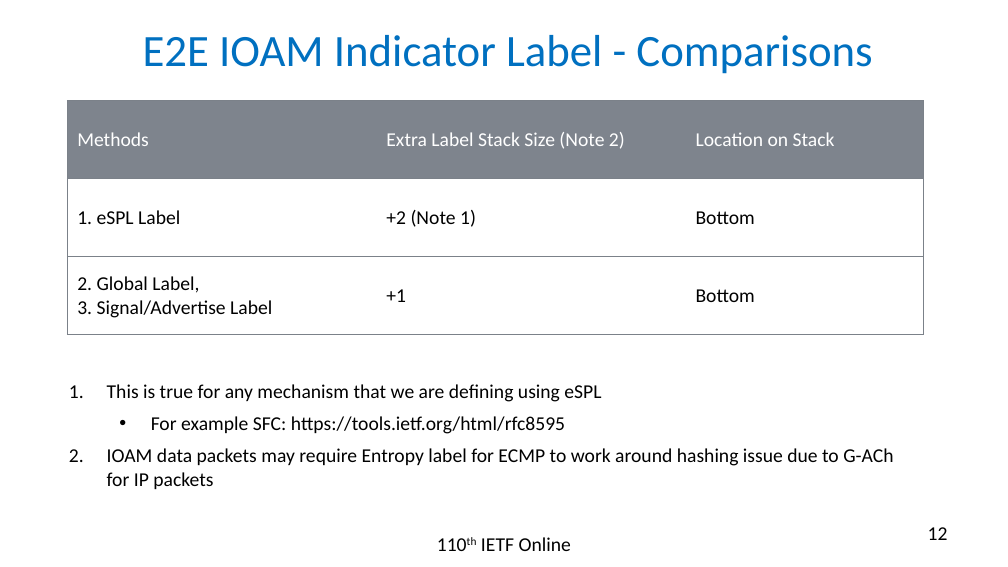
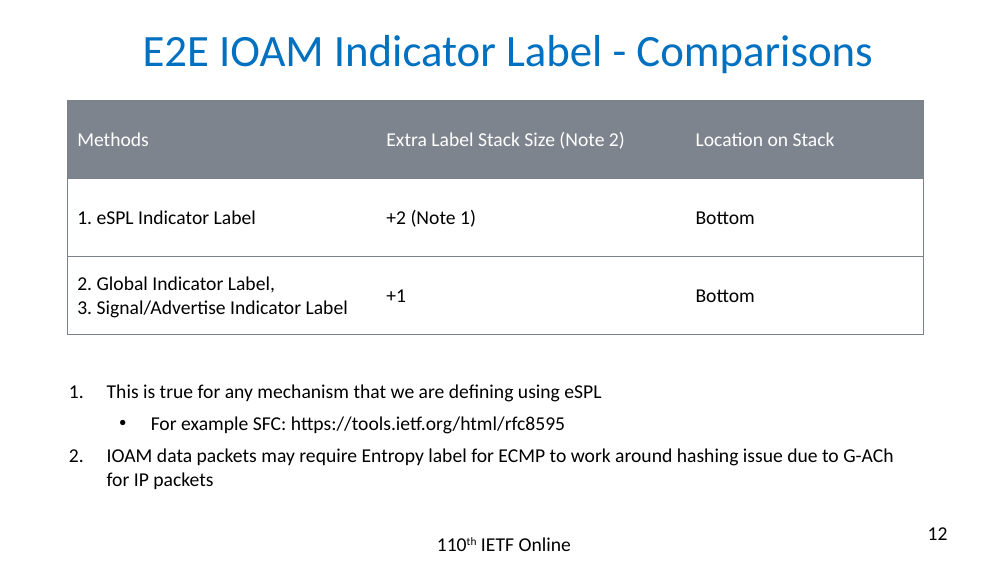
Before and after one commit to rakgandhi/ietf-slides, a slide deck: slide 12 of draft-gandhi-mpls-ioam-sr-06.pptx. Drawn at 1008x567 pixels with LibreOffice and Linux fonts; fonts in the diff are those of the drawing. Boxes give left, top, right and bottom in pixels: in the first picture for what was removed or moved away, otherwise in the second. Text is boxed around its words. In the diff, an @@ line names an element or a change of style, - is before the commit and + after.

```diff
--- a/draft-gandhi-mpls-ioam-sr-06.pptx
+++ b/draft-gandhi-mpls-ioam-sr-06.pptx
@@ table at [68,101,925,335] @@
-row 2, column 1: 1. eSPL Label
+row 2, column 1: 1. eSPL Indicator Label
-row 3, column 1: 2. Global Label, / 3. Signal/Advertise Label
+row 3, column 1: 2. Global Indicator Label, / 3. Signal/Advertise Indicator Label
```
Also in this commit, not shown: 3 other slides changed, 1 other file.
